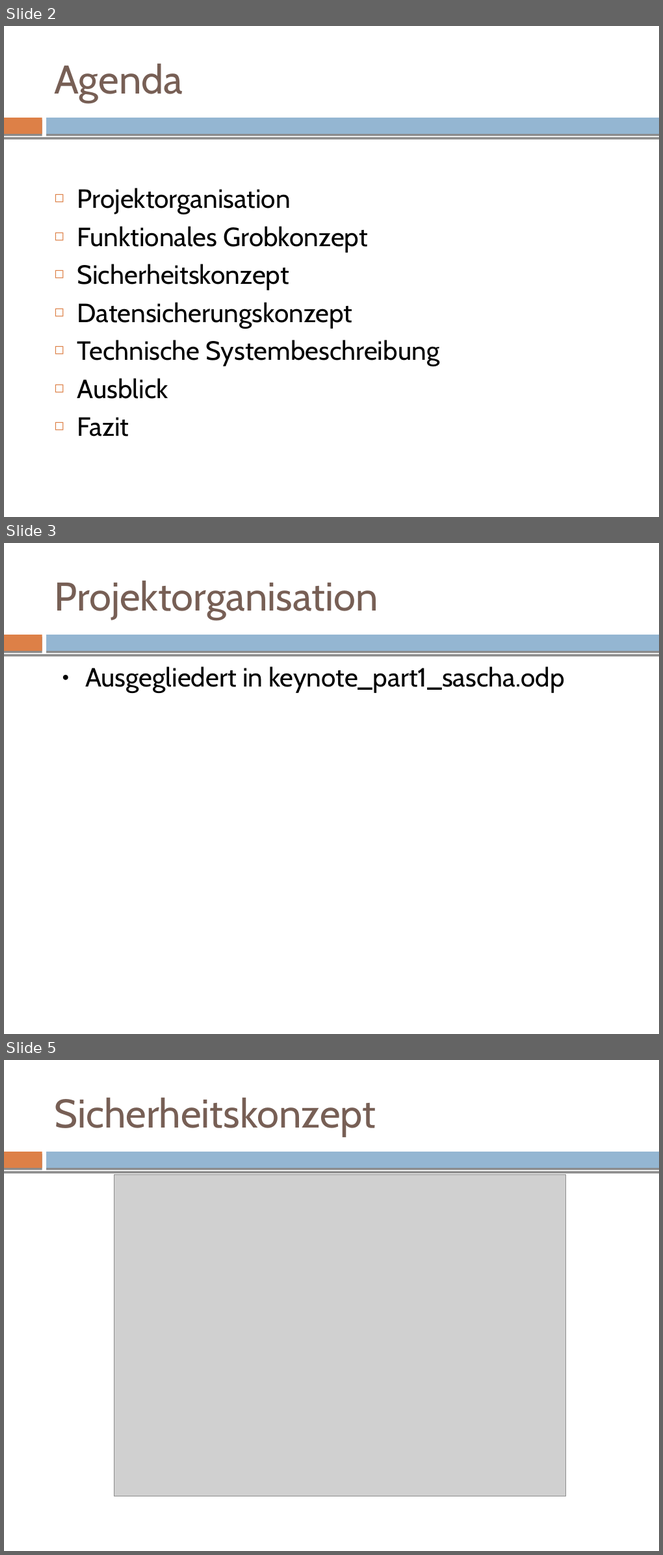
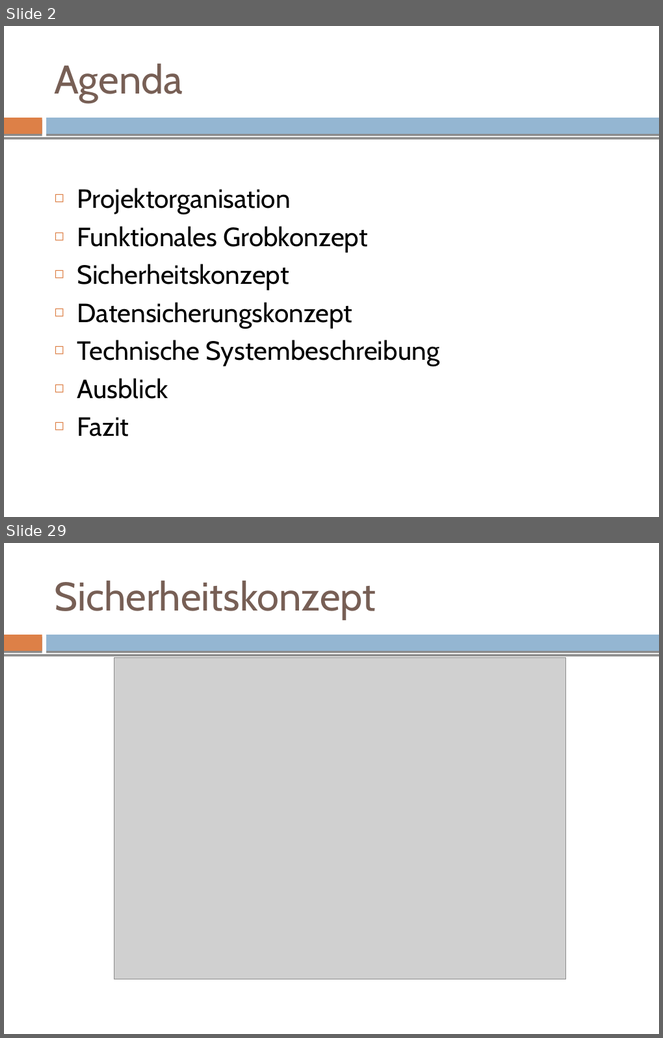
Before and after one commit to mvw/Wilddiebe10, a slide deck: keynote/keynote.odp. Shown one above the other, each under a label of ours: slides 2, 3 and 5 before the commit, slides 2 and 29 after it; the slides between them are not shown. The pictures are 663x1555 and 663x1038 pixels, drawn with LibreOffice and Linux fonts; fonts in the diff are those of the drawing; grey boxes stand for pictures. Boxes give left, top, right and bottom in pixels: in the first picture for what was removed or moved away, otherwise in the second. Text is boxed around its words. In the diff, an @@ line names an element or a change of style, - is before the commit and + after.

Commit message:
docs: merge part[12] from sascha

```diff
--- a/keynote/keynote.odp
+++ b/keynote/keynote.odp
@@ slide 3 removed at (4, 543, 659, 1034), background #FFFFFF; not listed: 3 template elements that a slide beside it also shows @@
@@ title removed at (54, 581, 378, 620) @@
-Projektorganisation
@@ text removed at (85, 667, 564, 693) @@
-● Ausgegliedert in keynote_part1_sascha.odp
@@ what was slide 5 is now slide 29 @@
```
Also in this commit, not shown: 1 slide changed, 29 slides added, 2 other slides removed, 2 other files.
